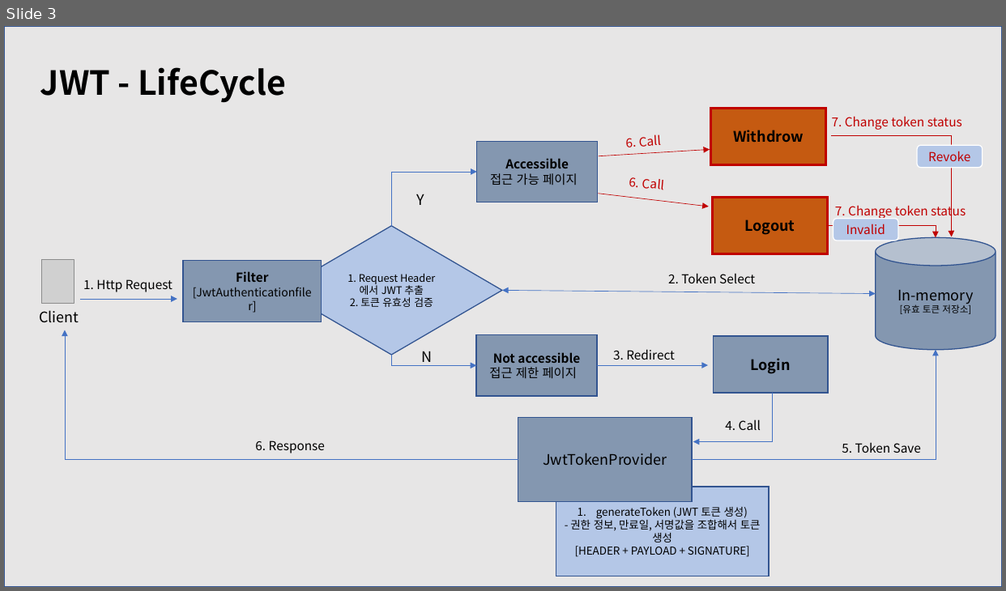
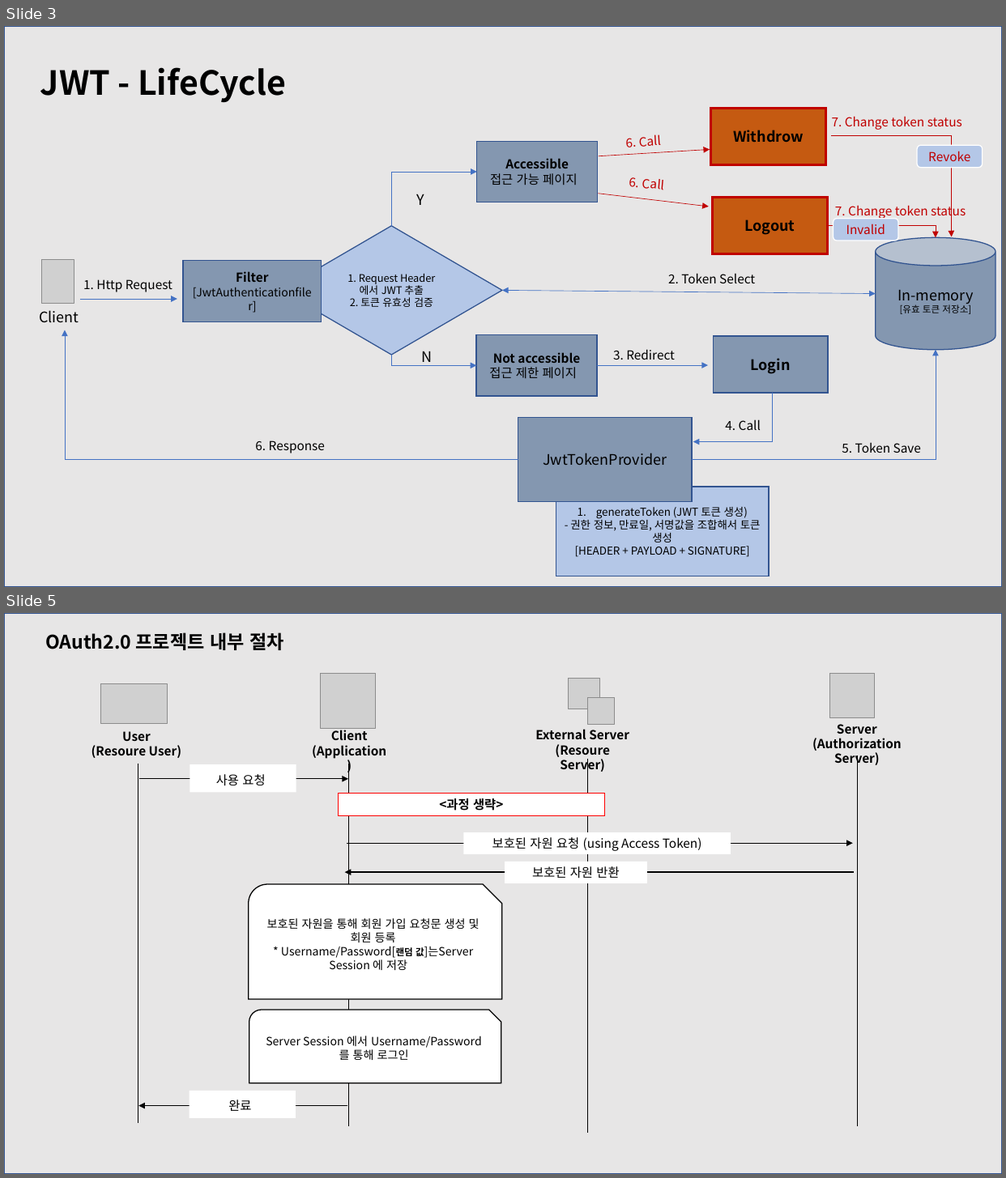
Before and after one commit to mon99745/SecurityReference, a slide deck: pptx/Readme-240503.pptx. Shown one above the other, each under a label of ours: slide 3 before the commit, slides 3 and 5 after it; the slides between them are not shown. The pictures are 1006x591 and 1006x1178 pixels, drawn with LibreOffice and Linux fonts; fonts in the diff are those of the drawing; grey boxes stand for pictures. Boxes give left, top, right and bottom in pixels: in the first picture for what was removed or moved away, otherwise in the second. Text is boxed around its words. In the diff, an @@ line names an element or a change of style, - is before the commit and + after.

```diff
--- a/pptx/Readme-240503.pptx
+++ b/pptx/Readme-240503.pptx
@@ slide 5 added at (x1=4, y1=613, x2=1002, y2=1174), background #FFFFFF @@
@@ group added at (x1=4, y1=613, x2=1002, y2=1174): 6 rectangles, 5 pictures, 5 texts, 4 lines, 4 arrows, 2 snip round rects @@
+User
+(Resoure User)
+Client
+(Application)
+Server
+(Authorization Server)
+External Server
+(Resoure Server)
+사용 요청
+보호된 자원 요청 (using Access Token)
+보호된 자원 반환
+완료
+OAuth2.0 프로젝트 내부 절차
+보호된 자원을 통해 회원 가입 요청문 생성 및 회원 등록
+* Username/Password[랜덤 값]는Server Session 에 저장
+Server Session 에서 Username/Password 를 통해 로그인
+<과정 생략>
```
Also in this commit, not shown: 1 slide changed, 1 other slide added, 4 other files.
